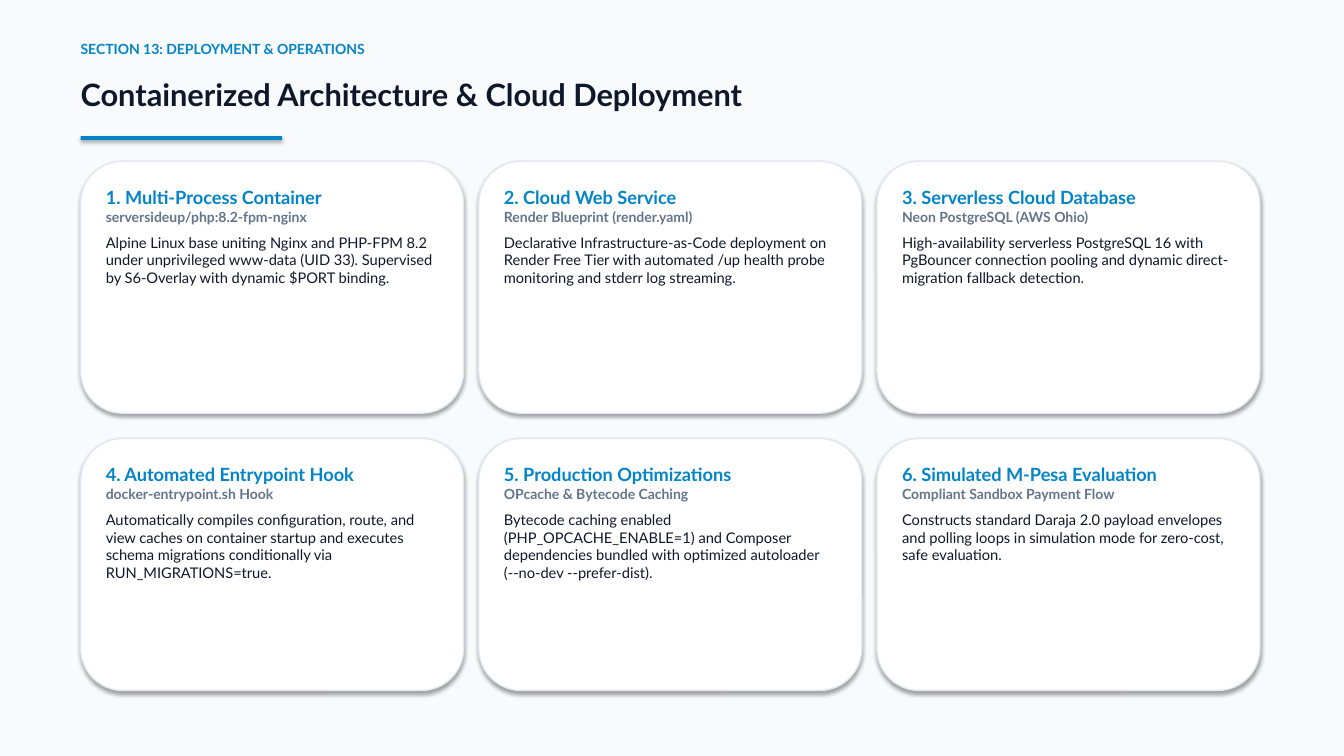
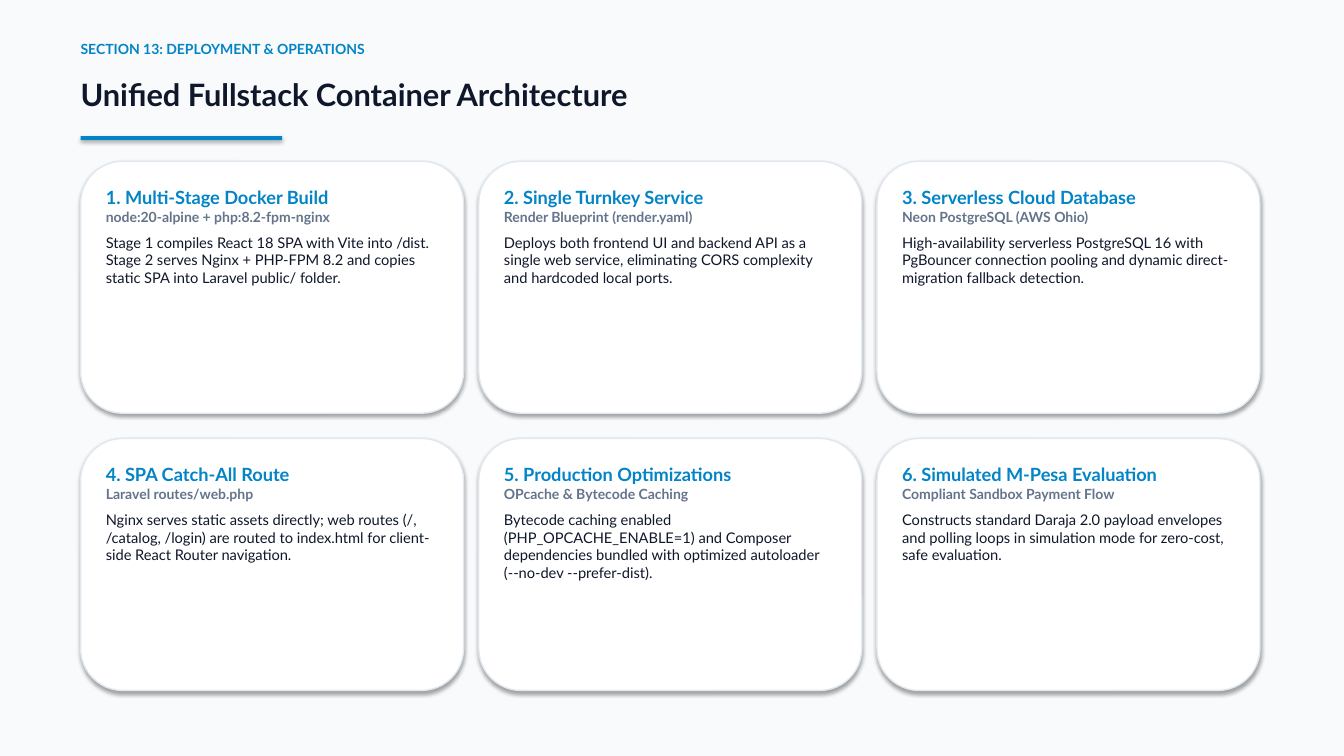
Before and after one commit to lornaarwa/MaktabaBora-Library-Management-System, a slide deck: slide 35 of docs/MaktabaBora_System_Presentation.pptx. Drawn at 1344x756 pixels with LibreOffice and Linux fonts; fonts in the diff are those of the drawing. Boxes give left, top, right and bottom in pixels: in the first picture for what was removed or moved away, otherwise in the second. Text is boxed around its words. In the diff, an @@ line names an element or a change of style, - is before the commit and + after.

Commit message:
docs(presentation): regenerate 40-slide presentation deck with unified fullstack container slides

```diff
--- a/docs/MaktabaBora_System_Presentation.pptx
+++ b/docs/MaktabaBora_System_Presentation.pptx
@@ text at [81, 83, 628, 107]: text changed @@
-Containerized Architecture & Cloud Deployment
+Unified Fullstack Container Architecture
@@ text at [106, 190, 429, 286]: text changed @@
-1. Multi-Process Container
-serversideup/php:8.2-fpm-nginx
-Alpine Linux base uniting Nginx and PHP-FPM 8.2 under unprivileged www-data (UID 33). Supervised by S6-Overlay with dynamic $PORT binding.
+1. Multi-Stage Docker Build
+node:20-alpine + php:8.2-fpm-nginx
+Stage 1 compiles React 18 SPA with Vite into /dist. Stage 2 serves Nginx + PHP-FPM 8.2 and copies static SPA into Laravel public/ folder.
@@ text at [504, 190, 703, 208]: text changed @@
-2. Cloud Web Service
+2. Single Turnkey Service
@@ text at [504, 237, 813, 286]: text changed @@
-Declarative Infrastructure-as-Code deployment on Render Free Tier with automated /up health probe monitoring and stderr log streaming.
+Deploys both frontend UI and backend API as a single web service, eliminating CORS complexity and hardcoded local ports.
@@ text at [106, 467, 429, 563]: text changed @@
-4. Automated Entrypoint Hook
-docker-entrypoint.sh Hook
-Automatically compiles configuration, route, and view caches on container startup and executes schema migrations conditionally via RUN_MIGRATIONS=true.
+4. SPA Catch-All Route
+Laravel routes/web.php
+Nginx serves static assets directly; web routes (/, /catalog, /login) are routed to index.html for client-side React Router navigation.
```
Also in this commit, not shown: 2 other slides changed.
